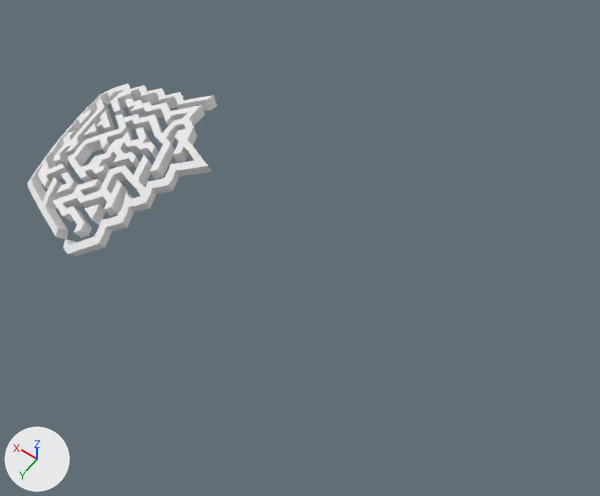
The Blender file Assets/Models/Planet/Planet part 02.blend, before and after one commit.
The view is the same before and after, from a 50 mm lens placed at (-0.455, 0.662, 1.504), pointed at (-0.039, 0.079, 0.588). Lighting does not change. The marker at lower left points along +X, +Y and +Z.

Objects in the first picture: 'HedgeMaze'.
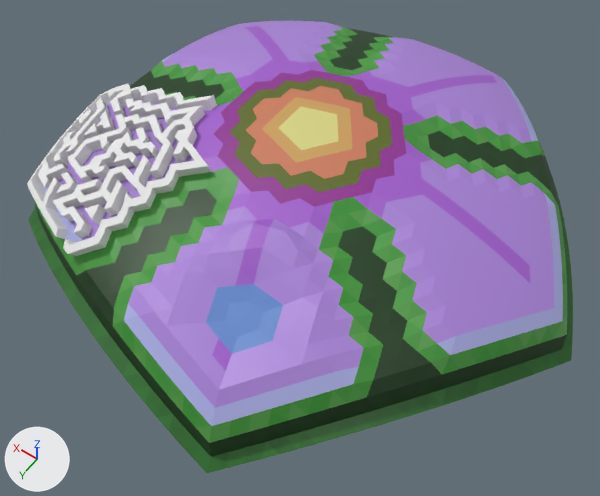
Location of each change, (x1, y1, x2, y2) in pixels of the pictures (600 x 496 px):
'Planet part 02', shown: after (28, 21, 573, 473)

The change, as a diff of the scene's bpy script:
```diff
--- a/Assets/Models/Planet/Planet part 02.blend.py
+++ b/Assets/Models/Planet/Planet part 02.blend.py
@@ ob_planet_part_02 @@
 ob_planet_part_02.location = (0.0, 0.0, 0.0)
-ob_planet_part_02.hide_viewport = True
```
